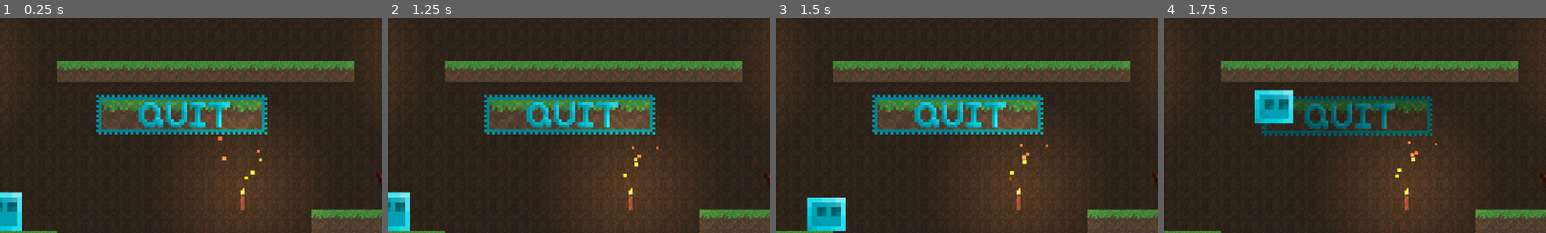
Above: before the commit, frames 1-4 (left to right).
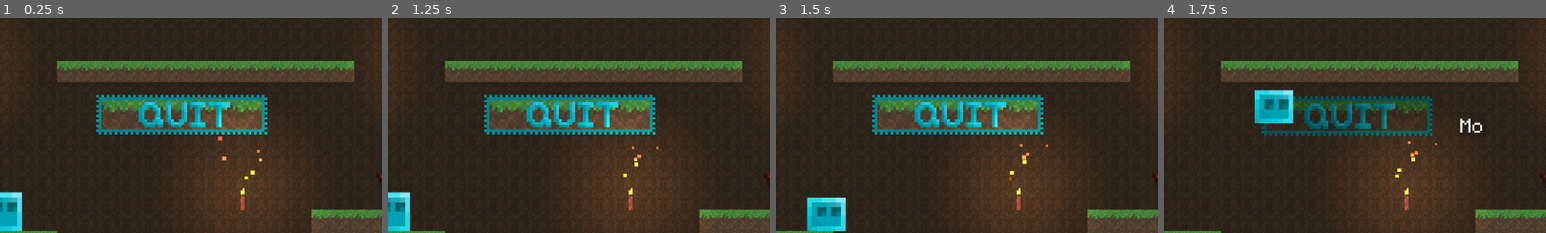
Above: after the commit, the same moments.

Repository: ALQETRE/PuzzleSlimer
Game: Godot game, scene res://Scenes/menu.tscn
Two runs of this game, one before a commit and one after it. Both use one fixed random seed, a clock stepped at 60 frames per second and the inputs below.
Inputs (mouse positions are % of the whole screen's width and height, from its top left):
- Up to frame 1 (0.25 s): no input
- Up to frame 2 (1.25 s): click (97, 4) at 0.5 s
- Up to frame 3 (1.5 s): hold D (Right) from 1.28 s (still down); tap F (Use) at 1.35 s
- Up to frame 4 (1.75 s): keep holding D (Right); tap Space (Jump) at 1.52 s
The pictures show only the part of the screen within x 26-76%, y 34-84%; the shares and areas given below are measured in that part.

Frames 1-3 are identical in both runs. In frame 4, 0.2% of the frame differs, in the area x 77-84%, y 46-54%.

Commit message:
2.0.1, Tutorial is enabled

Diff:
--- a/Scripts/Global.gd
+++ b/Scripts/Global.gd
@@ -28,7 +28,7 @@
 var game_data = {}
 
 var def_data = {
-	"tutorial": true,
+	"tutorial": false,
 	"last_level": 0
 }
 
